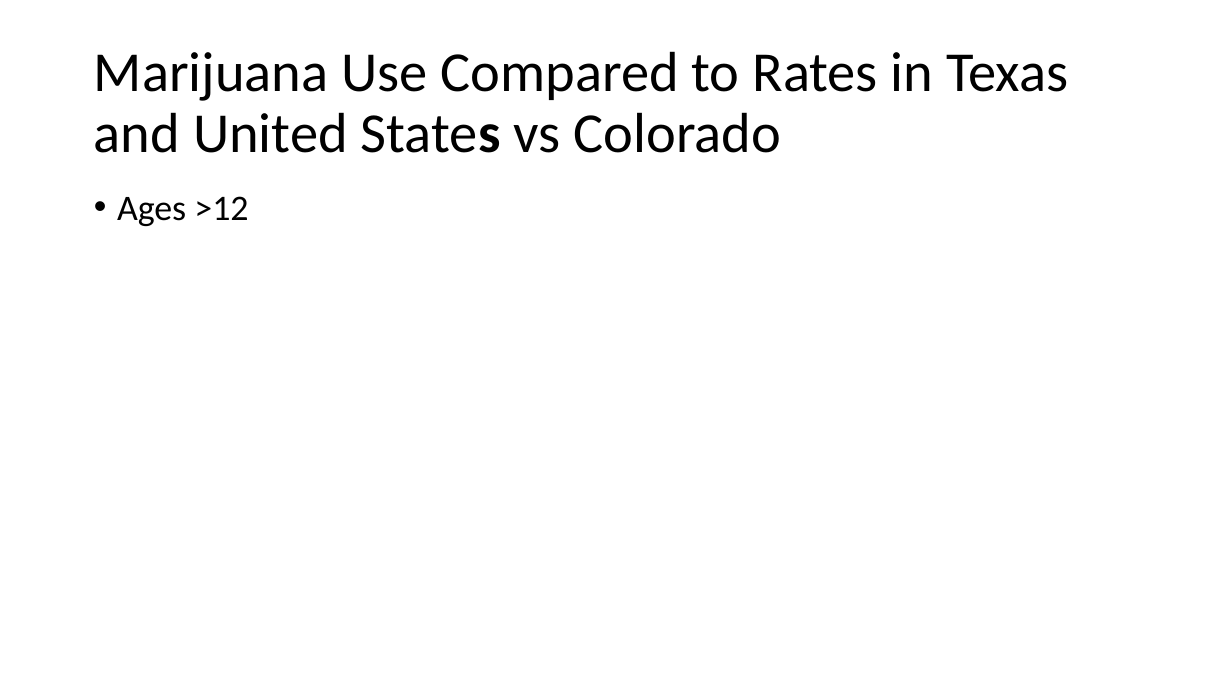
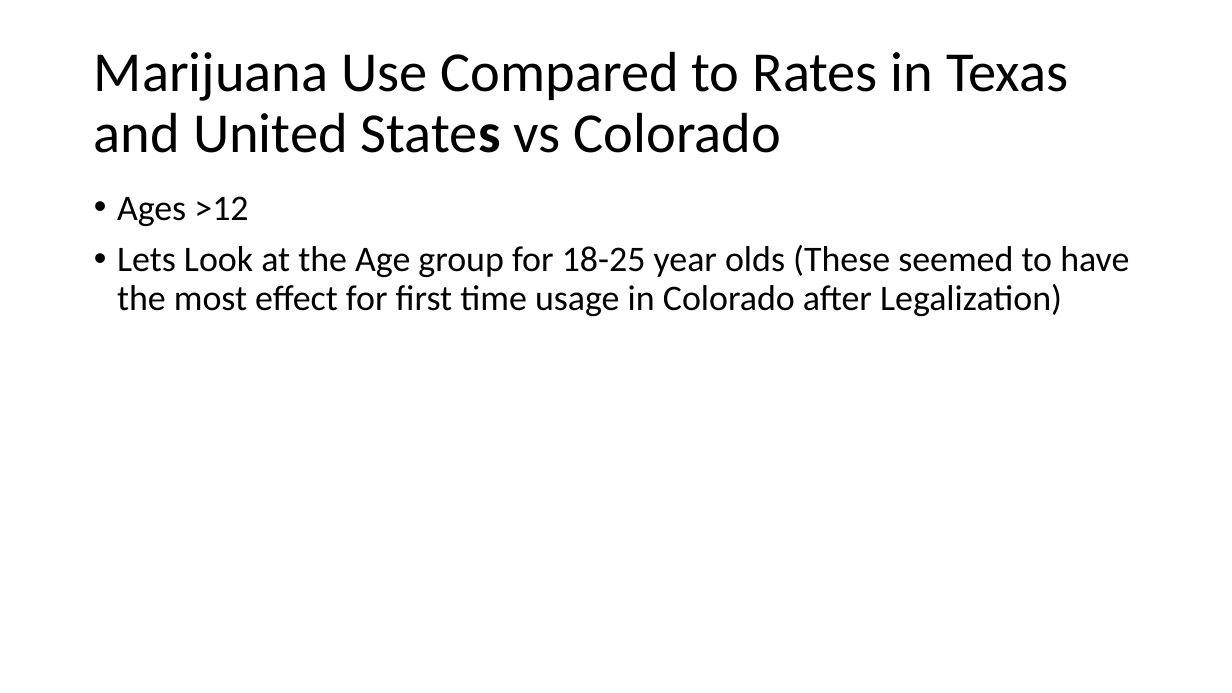
Before and after one commit to zdsteele/Project_1, a slide deck: slide 4 of Outline.pptx. Drawn at 1232x693 pixels with LibreOffice and Linux fonts; fonts in the diff are those of the drawing. Boxes give left, top, right and bottom in pixels: in the first picture for what was removed or moved away, otherwise in the second. Text is boxed around its words. In the diff, an @@ line names an element or a change of style, - is before the commit and + after.

```diff
--- a/Outline.pptx
+++ b/Outline.pptx
@@ text at [117,245,1129,316]: paragraph added @@
+• Lets Look at the Age group for 18-25 year olds (These seemed to have the most effect for first time usage in Colorado after Legalization)
```
Also in this commit, not shown: 1 other slide changed, 4 other files.
